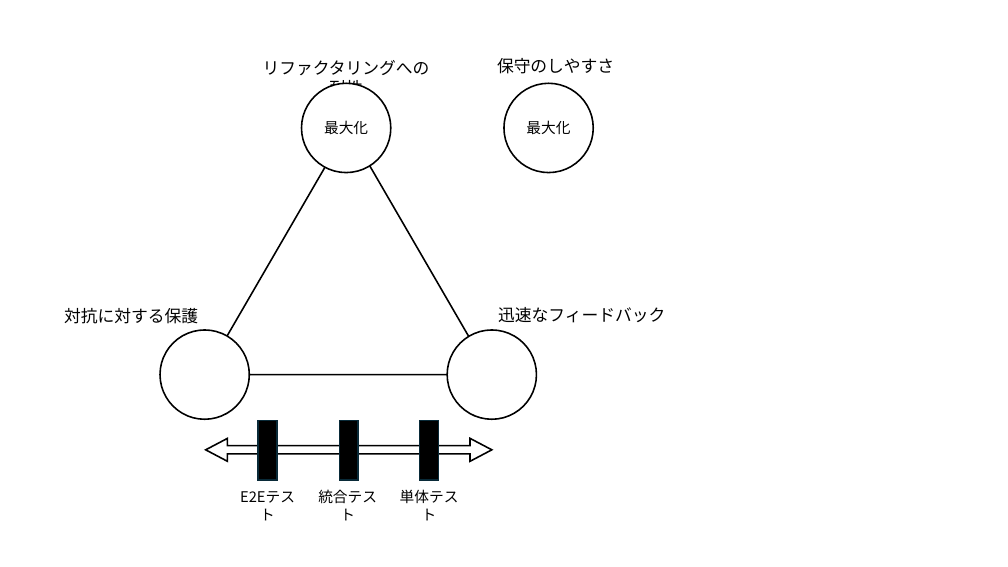
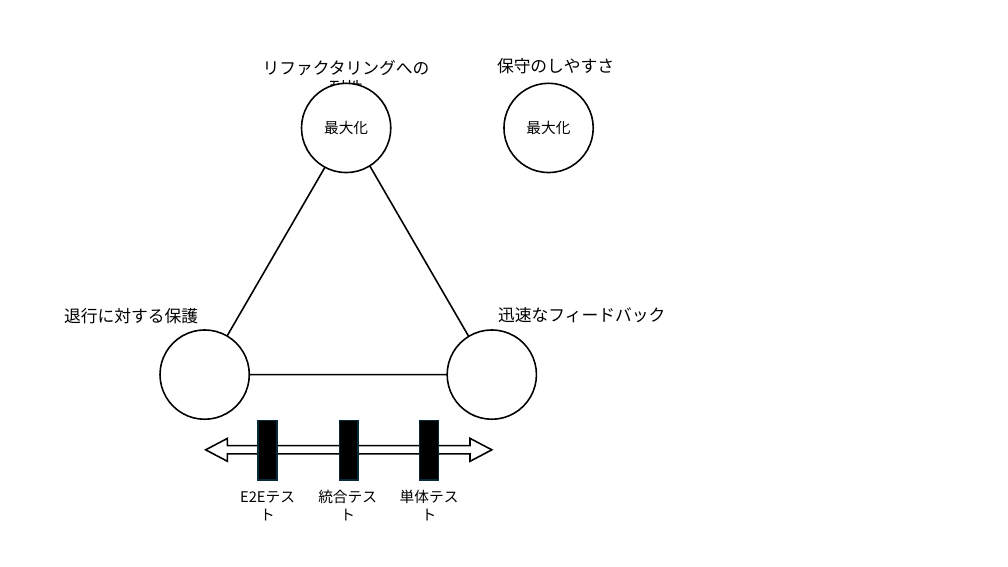
Before and after one commit to xjr1300/how-to-test-in-python, a slide deck: slide 4 of images/images.pptx. Drawn at 1008x567 pixels with LibreOffice and Linux fonts; fonts in the diff are those of the drawing. Boxes give left, top, right and bottom in pixels: in the first picture for what was removed or moved away, otherwise in the second. Text is boxed around its words. In the diff, an @@ line names an element or a change of style, - is before the commit and + after.

```diff
--- a/images/images.pptx
+++ b/images/images.pptx
@@ text at bbox=[64, 308, 198, 324]: text changed @@
-対抗に対する保護
+退行に対する保護
```
Also in this commit, not shown: 4 other files.
